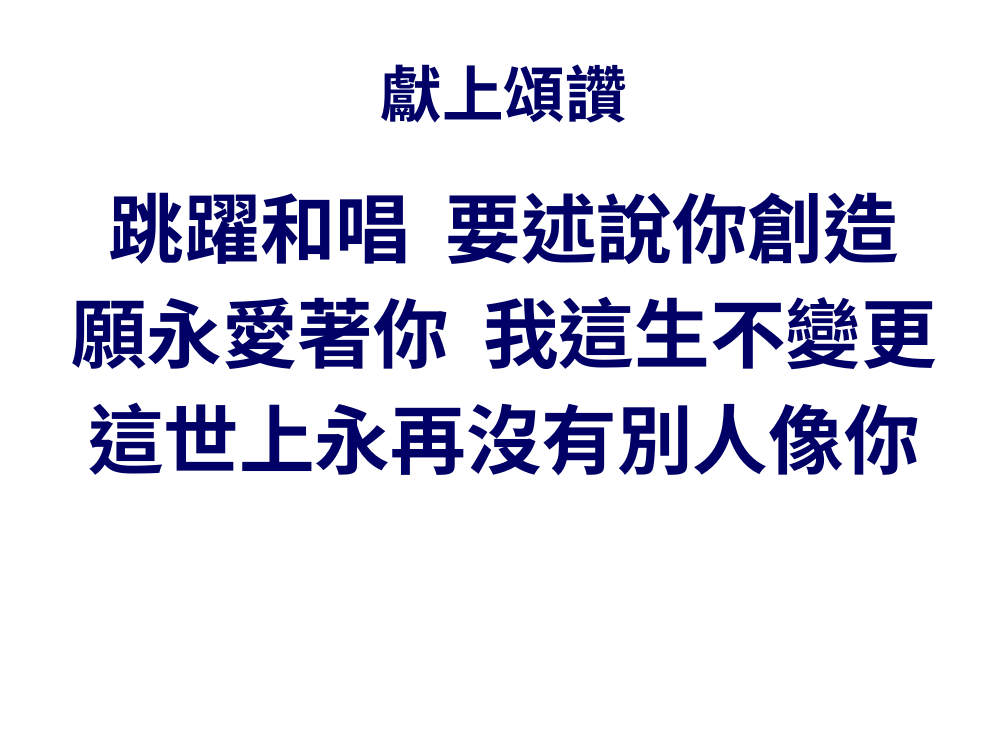
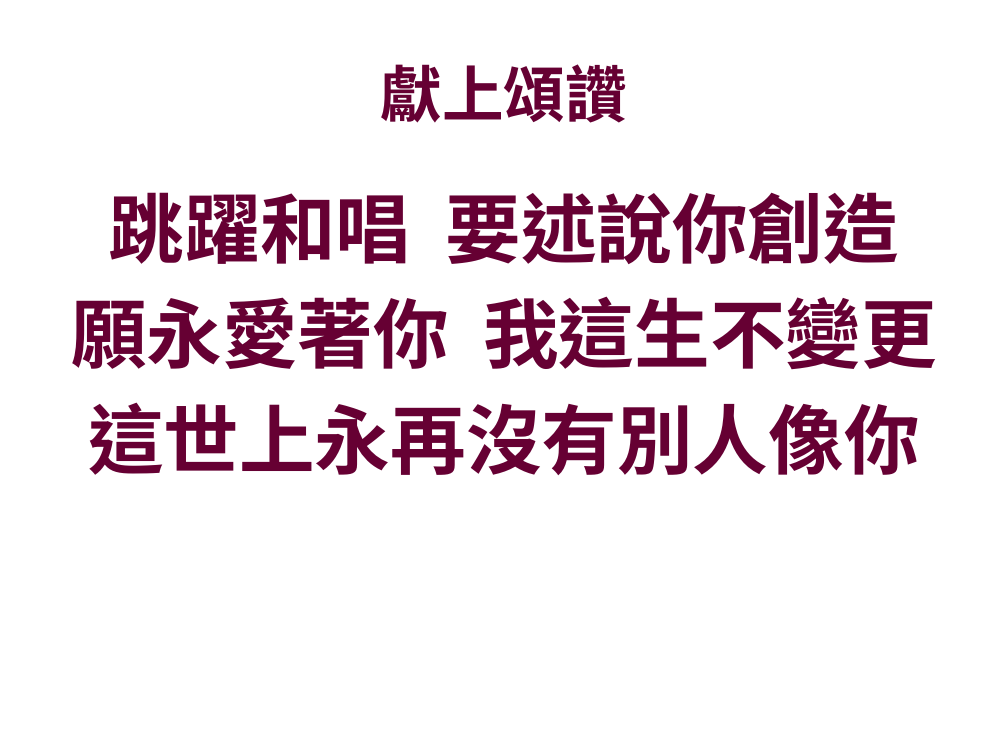
Before and after one commit to batisuoc/prayermeeting, a slide deck: slide 4 of 2019/1月/10-01-2019.pptx. Drawn at 1008x756 pixels with LibreOffice and Linux fonts; fonts in the diff are those of the drawing; background and template pictures are left out. Boxes give left, top, right and bottom in pixels: in the first picture for what was removed or moved away, otherwise in the second. Text is boxed around its words. In the diff, an @@ line names an element or a change of style, - is before the commit and + after.

Commit message:
Update word color

```diff
--- a/2019/1月/10-01-2019.pptx
+++ b/2019/1月/10-01-2019.pptx
@@ title "獻上頌讚" at [381, 64, 627, 123]: text colour #000066 to #660033 @@
@@ text "跳躍和唱 要述說你創造" at [71, 192, 937, 475]: text colour #000066 to #660033 @@
```
Also in this commit, not shown: 3 other slides changed.
